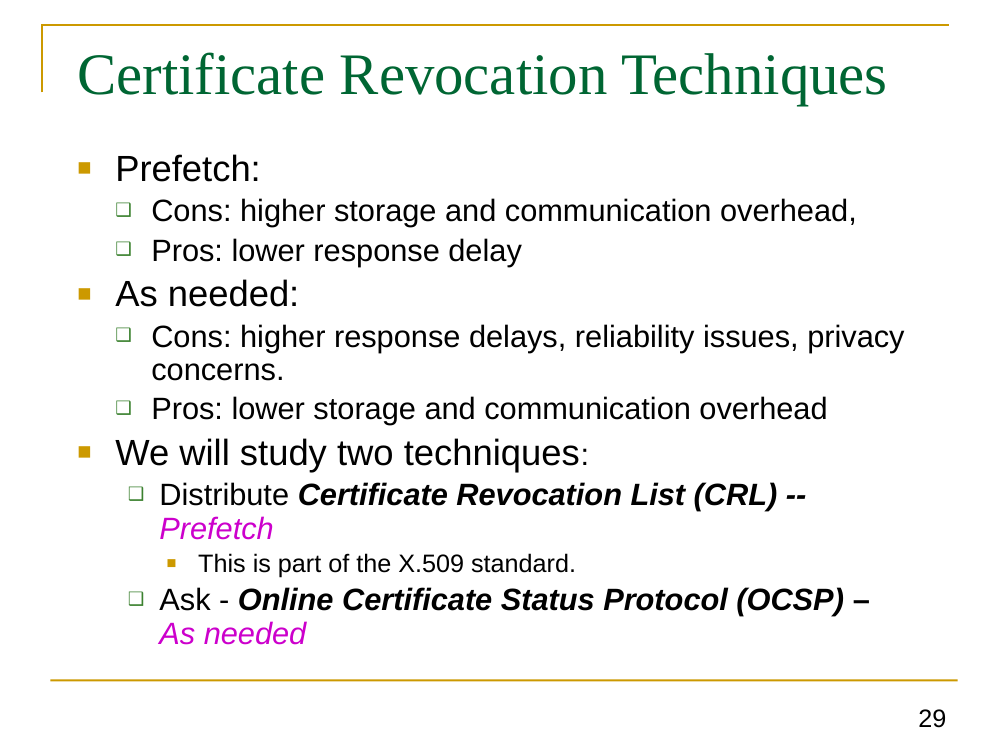
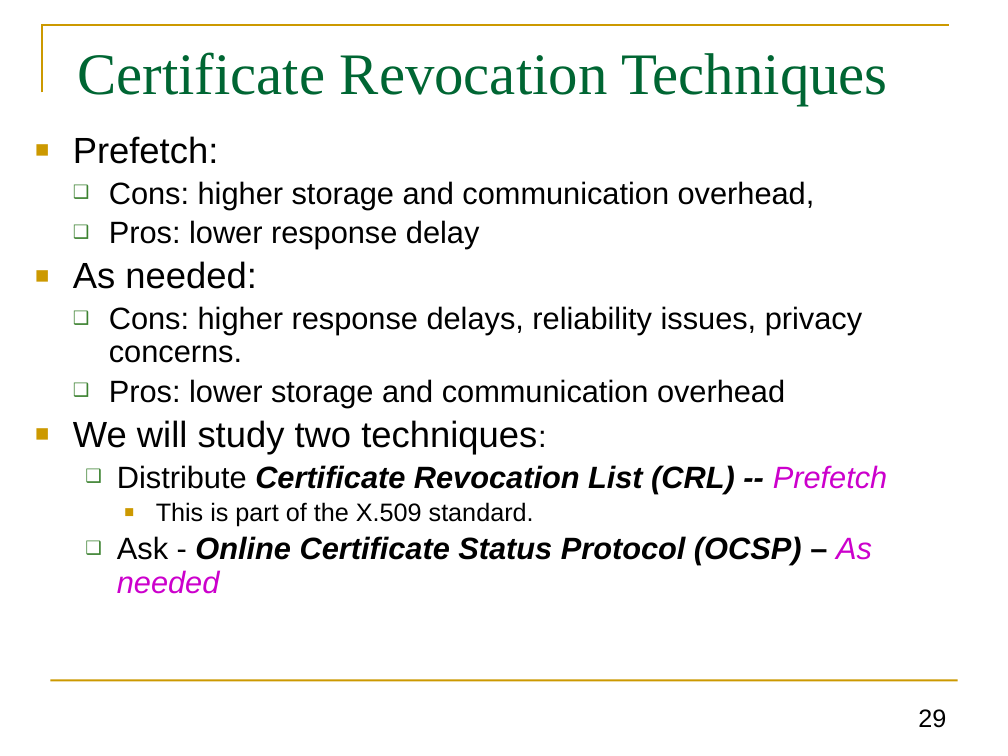
Before and after one commit to GhadaAlmashaqbeh/GhadaAlmashaqbeh.github.io, a slide deck: slide 29 of courses/cse3400-f2024/lecture12.pptx. Drawn at 1008x756 pixels with LibreOffice and Linux fonts; fonts in the diff are those of the drawing. Boxes give left, top, right and bottom in pixels: in the first picture for what was removed or moved away, otherwise in the second. Text is boxed around its words. In the diff, an @@ line names an element or a change of style, - is before the commit and + after.

```diff
--- a/courses/cse3400-f2024/lecture12.pptx
+++ b/courses/cse3400-f2024/lecture12.pptx
@@ text "Prefetch:" rewrapped from box(115, 154, 904, 645) to box(73, 136, 887, 594) @@
```
Also in this commit, not shown: 5 other slides changed, 4 other files.
